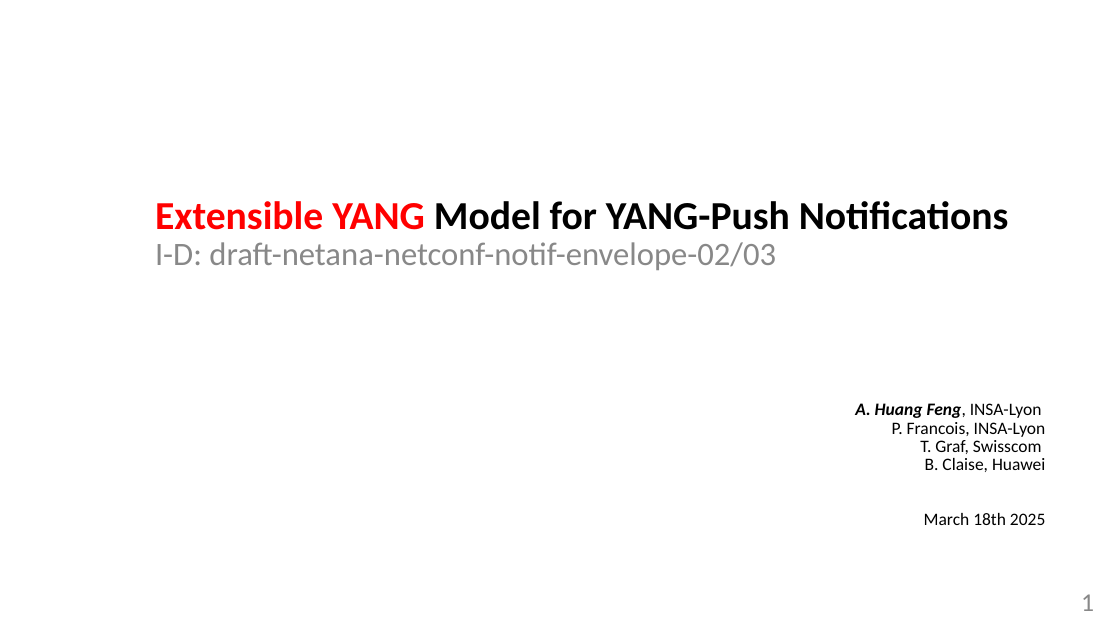
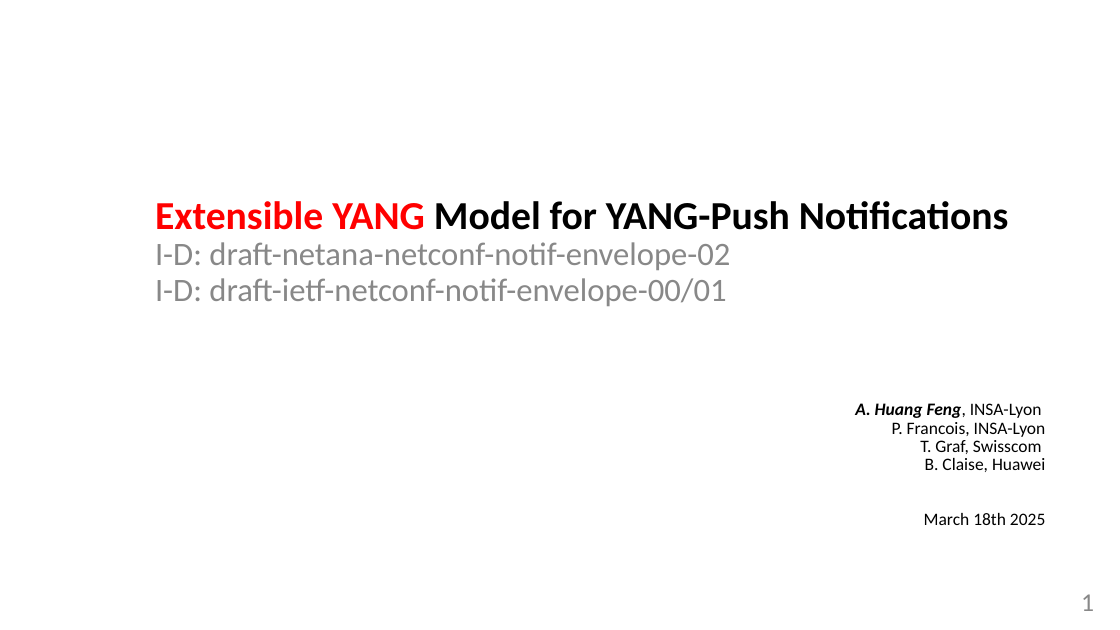
Before and after one commit to network-analytics/ietf-network-analytics-document-status, a slide deck: slide 1 of 122/NETCONF/draft-netana-netconf-notif-envelope-03.pptx. Drawn at 1120x630 pixels with LibreOffice and Linux fonts; fonts in the diff are those of the drawing. Boxes give left, top, right and bottom in pixels: in the first picture for what was removed or moved away, otherwise in the second. Text is boxed around its words. In the diff, an @@ line names an element or a change of style, - is before the commit and + after.

```diff
--- a/122/NETCONF/draft-netana-netconf-notif-envelope-03.pptx
+++ b/122/NETCONF/draft-netana-netconf-notif-envelope-03.pptx
@@ text at [155, 201, 1009, 306]: text changed @@
-Extensible YANG Model for YANG-Push Notifications
-I-D: draft-netana-netconf-notif-envelope-02/03
+Extensible YANG Model for YANG-Push Notifications
+I-D: draft-netana-netconf-notif-envelope-02
+I-D: draft-ietf-netconf-notif-envelope-00/01
```
Also in this commit, not shown: 3 other slides changed, 1 other file.
